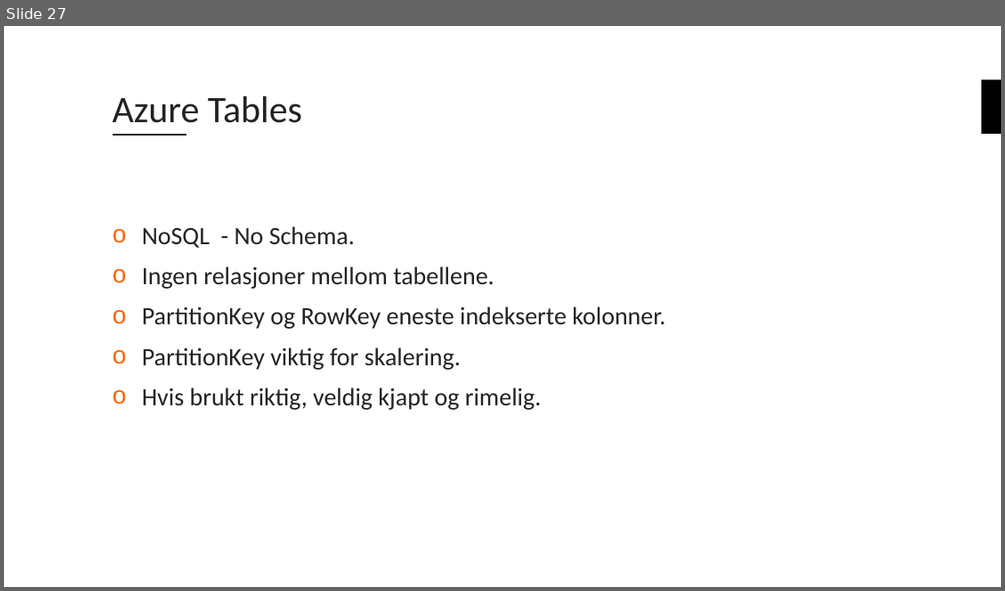
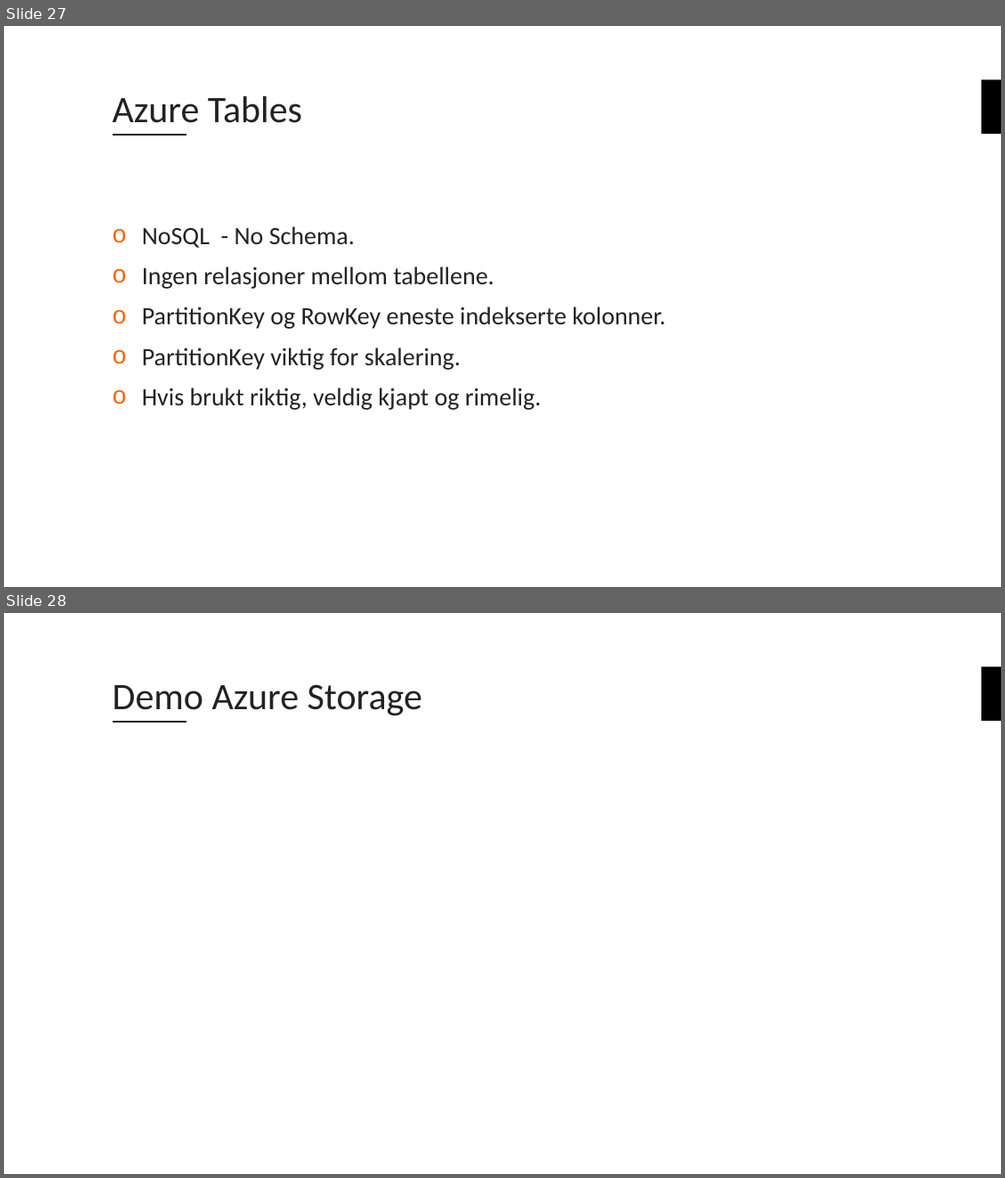
Before and after one commit to bouvet/azure-workshops, a slide deck: Workshop_1/Presentation/Azureskolen-Workshop#1.pptx. Shown one above the other, each under a label of ours: slide 27 before the commit, slides 27 and 28 after it. The pictures are 1005x591 and 1005x1178 pixels, drawn with LibreOffice and Linux fonts; fonts in the diff are those of the drawing; background and template pictures are left out. Boxes give left, top, right and bottom in pixels: in the first picture for what was removed or moved away, otherwise in the second. Text is boxed around its words. In the diff, an @@ line names an element or a change of style, - is before the commit and + after.

```diff
--- a/Workshop_1/Presentation/Azureskolen-Workshop#1.pptx
+++ b/Workshop_1/Presentation/Azureskolen-Workshop#1.pptx
@@ slide 28 added at <box>4,613,1001,1174</box>, background #FFFFFF; not listed: 2 template elements that a slide beside it also shows @@
@@ title added at <box>113,684,422,716</box>, 36 pt, text #222222 @@
+Demo Azure Storage
```
Also in this commit, not shown: 8 slides changed, 1 slide removed, 4 other files.
